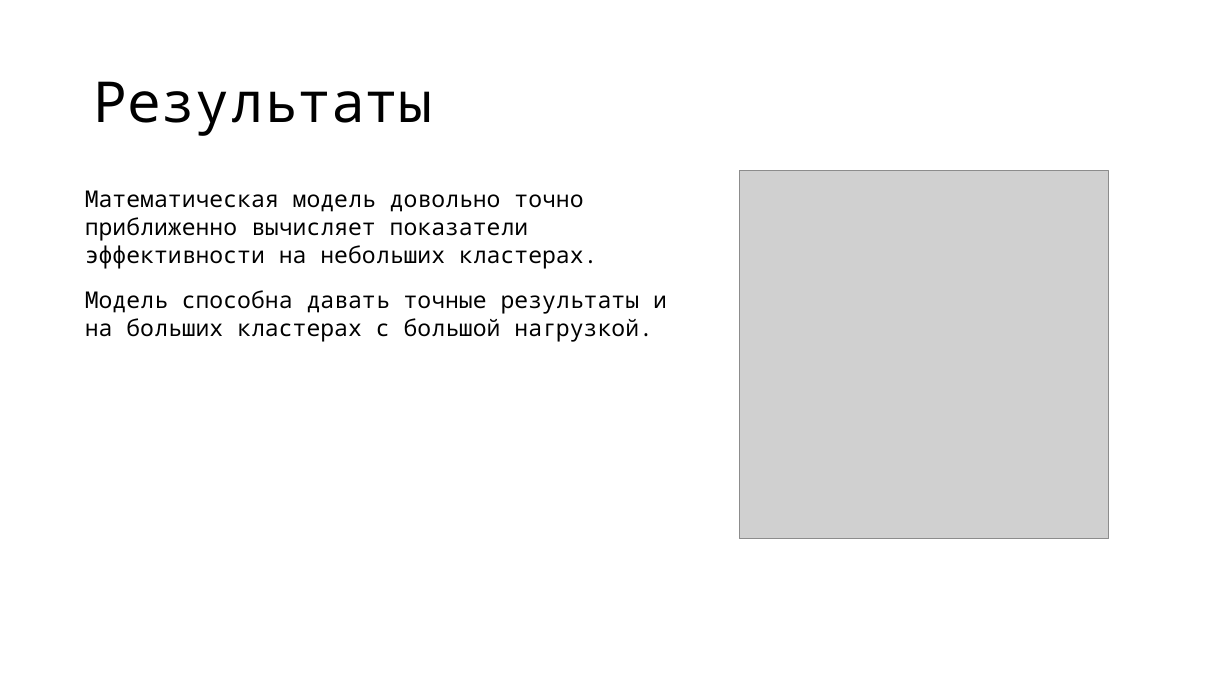
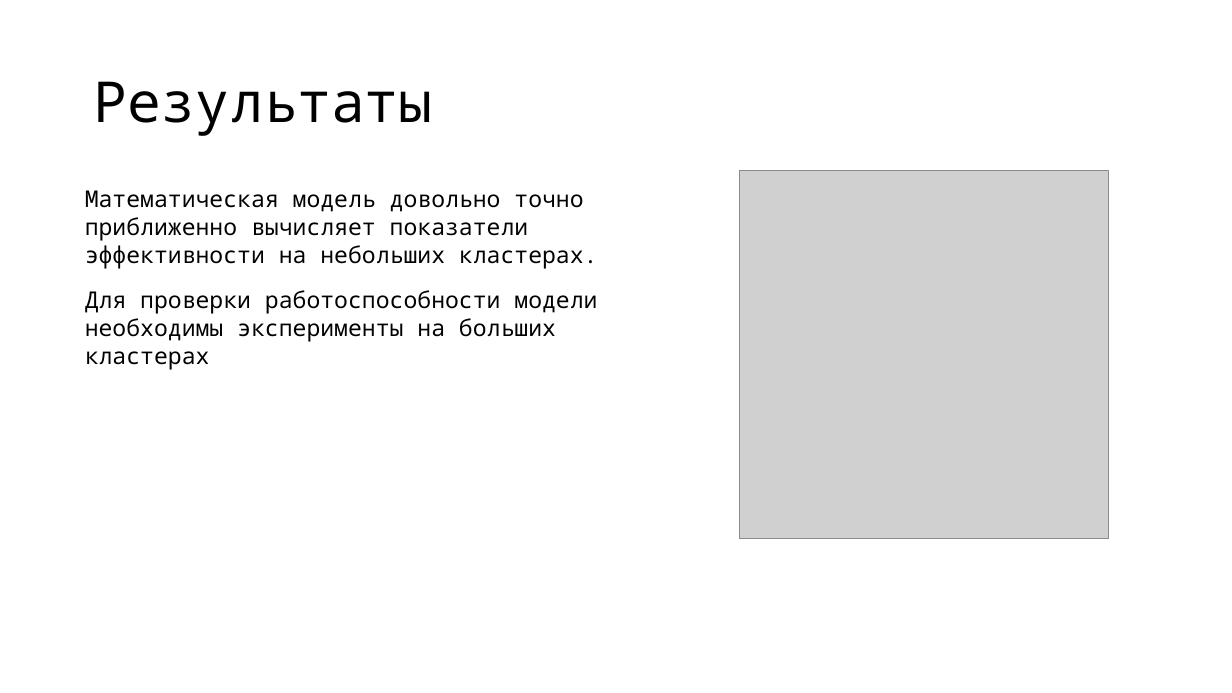
Before and after one commit to vitosotdihaet/pind, a slide deck: slide 19 of presentation.odp (slide 15 before the commit). Drawn at 1232x693 pixels with LibreOffice and Linux fonts; fonts in the diff are those of the drawing; grey boxes stand for pictures. Boxes give left, top, right and bottom in pixels: in the first picture for what was removed or moved away, otherwise in the second. Text is boxed around its words. In the diff, an @@ line names an element or a change of style, - is before the commit and + after.

```diff
--- a/presentation.odp
+++ b/presentation.odp
@@ text at (x1=85, y1=290, x2=597, y2=370): text changed @@
-Модель способна давать точные результаты и на больших кластерах с большой нагрузкой.
+Для проверки работоспособности модели необходимы эксперименты на больших кластерах
```
Also in this commit, not shown: 6 other slides changed, 6 slides added, 1 slide removed, 2 other files.
